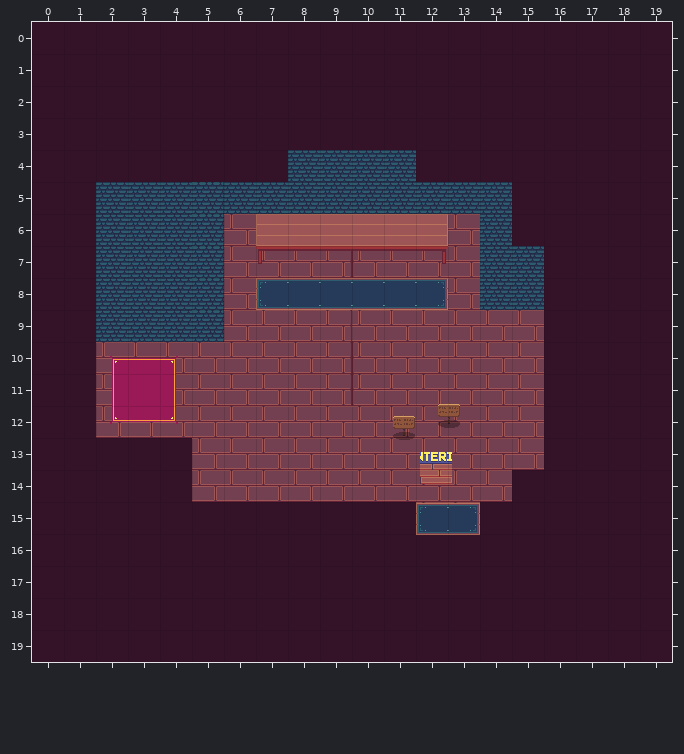
Level history. Tiled map: shop.tmx. The picture above is the old version.
Cells are 32x32 px. Shown: x 0..19, y 0..19.
The result:
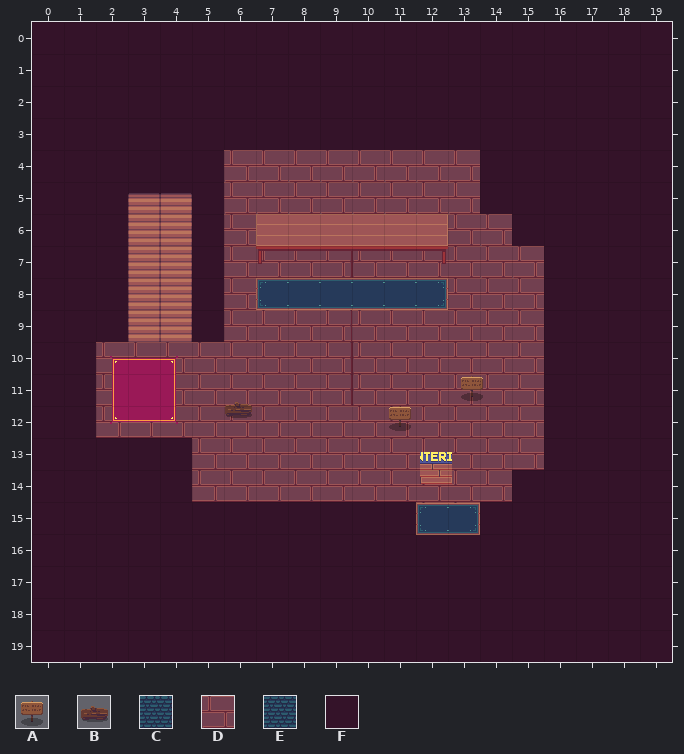
Key: from "RPG Nature Tileset": A 2, B 4; from "Tileset_Interior Wood_Gnomenli": C 60, D 71, E 76, F 188.
_ is an empty cell, # one hidden under a higher layer.
Objects are placed by their top-left corner, in cells (3,4 is the top-left corner of cell 3,4); size is 1x1 cell unless given.
The exact change:
{"where": "layer \"Water\""}
{"y":5,"x":5,"old":"#","new":"F"}
{"where": "layer \"Land\""}
{"y":4,"x":6,"old":"________","new":"DDDDDDDD"}
{"y":5,"x":6,"old":"________","new":"DDDDDDDD"}
{"y":6,"x":5,"old":"#","new":"_"}
{"y":6,"x":14,"old":"_","new":"D"}
{"y":7,"x":5,"old":"#","new":"_"}
{"y":7,"x":14,"old":"__","new":"DD"}
{"y":8,"x":5,"old":"#","new":"_"}
{"y":8,"x":14,"old":"__","new":"DD"}
{"y":9,"x":5,"old":"#","new":"_"}
{"where": "layer \"Sign\""}
{"was": "A at 12.5,11.8", "now": "A at 13.2,10.9"}
{"where": "layer \"NPC\""}
{"was": "A at 11.1,12.1", "now": "A at 11,11.8"}
{"where": "layer \"Shopkeep\" (added)"}
{"now": "B \"dsdas\" at 5.9,11.6"}
{"where": "layer \"Touchable\""}
{"y":4,"x":8,"old":"EEEE","new":"____"}
{"y":5,"x":2,"old":"EEECEEEEEEEEE","new":"_____________"}
{"y":6,"x":2,"old":"EEEC","new":"____"}
{"y":6,"x":14,"old":"E","new":"_"}
{"y":7,"x":2,"old":"EEEC","new":"____"}
{"y":7,"x":14,"old":"EE","new":"__"}
{"y":8,"x":2,"old":"EEEC","new":"____"}
{"y":8,"x":14,"old":"EE","new":"__"}
{"y":9,"x":2,"old":"EEEC","new":"____"}
